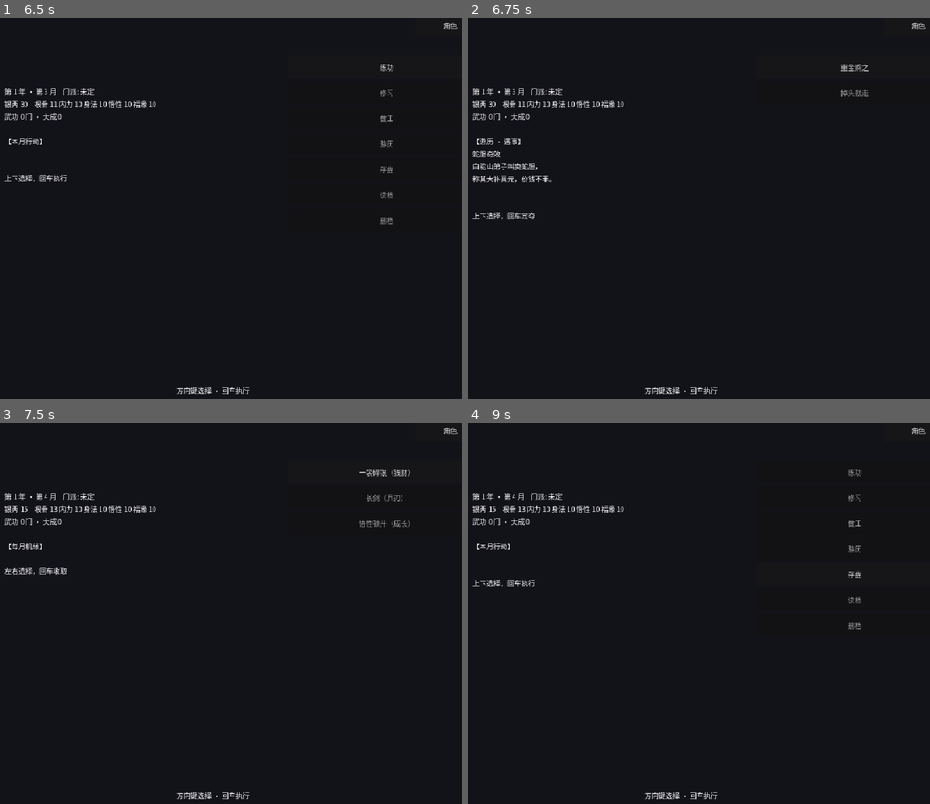
Above: before the commit, frames 1-4 (two rows, left to right).
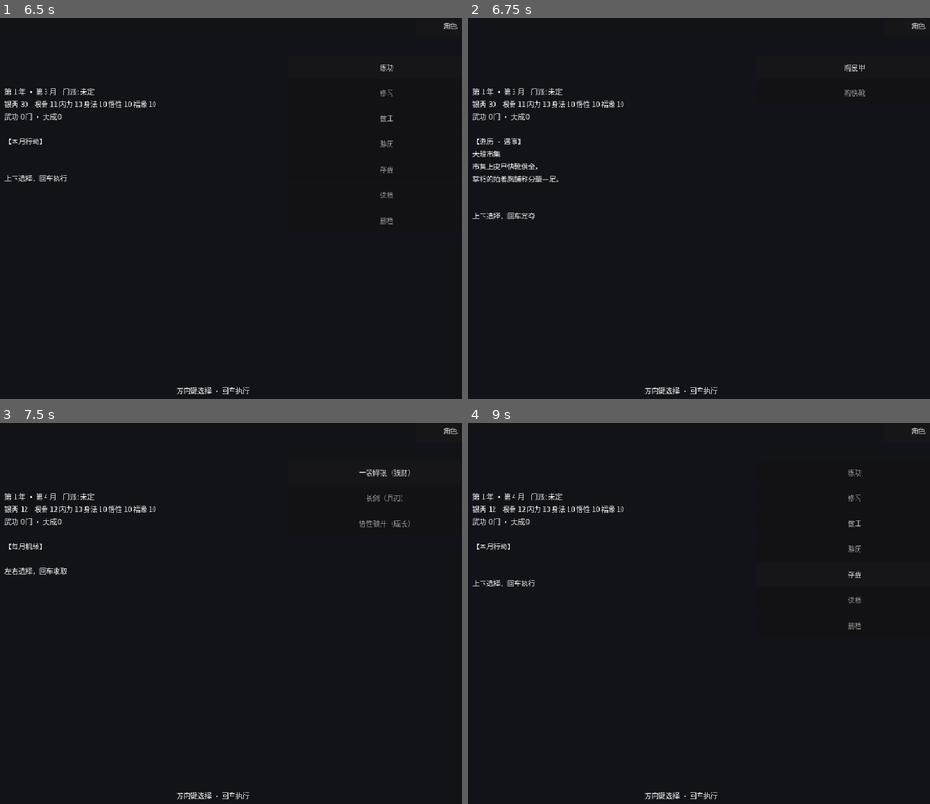
Above: after the commit, the same moments.

Repository: linxuhao/jinyong-heroes
Game: Godot game, scene res://scenes/segments/cultivation.tscn
Two runs of this game, one before a commit and one after it. Both use one fixed random seed, a clock stepped at 60 frames per second and the inputs below. This scene is started directly instead of the project's main scene. Sound files missing from this copy of the repository are replaced by a short silence.
Inputs:
- Up to frame 1 (6.5 s): click "一袋碎银（钱财）" at 0.5 s; click "练功" at 1.25 s; click "返回行动" at 2 s; click "修习" at 2.75 s; click "根骨 10" at 3.5 s; click "精铁剑（兵刃）" at 4.25 s; click "做工" at 5 s; click "青锋剑（兵刃）" at 5.75 s
- Up to frame 2 (6.75 s): click "游历" at 6.5 s
- Up to frame 3 (7.5 s): click "重金购之" (after the commit: "购皮甲") at 7.25 s
- Up to frame 4 (9 s): click "长剑（兵刃）" at 8 s; click "存盘" at 8.75 s

Frame 1 is identical in both runs. In frame 2, 0.6% of the frame differs, in the area x 0-87%, y 12-44%; in frame 3, less than 0.1%; in frame 4, less than 0.1%.

Commit message:
dpe_game/t_impl: event_rows_i18n_mirrors [jinyong-events] (3 file(s))

Diff:
--- a/scripts/autoload/i18n.gd
+++ b/scripts/autoload/i18n.gd
@@ -331,6 +331,86 @@
 	"路旁褡裢里散着银两，\n四下无人，只有风声掠过草叶。": "Silver spills from a satchel by the road.\nNo one around — only wind through the grass.",
 	"送还失主": "Find the owner",
 	"收起走人": "Pocket it and go",
+	"河滩论剑": "Sword Debate at the Riverbank",
+	"河滩上两派剑客各立一端，\n口舌已僵，都请你执剑裁断。": "Two swordsmen stand at opposite ends of the riverbank;\nwords have failed, both ask you to settle it with steel.",
+	"出招定胜负": "Fight to settle it",
+	"劝散取彩": "Talk them apart, take the purse",
+	"荒寺晚钟": "The Bell at Dusk",
+	"荒寺暮色里铜钟自鸣，\n钟腹内壁隐有呼吸般的铭文。": "In the twilight a temple bell rings on its own;\ninside, an inscription breathes like a living thing.",
+	"抚钟入息": "Touch the bell, breathe with it",
+	"敲钟卖铜": "Ring it, sell the bronze",
+	"荒村毒井": "The Poisoned Well",
+	"荒村井水一夜发苦，\n药翁提药箱来，开口要价。": "Overnight the well water turned bitter in a remote village;\nan old herbalist arrives with his case and names a price.",
+	"出银请药": "Pay for his medicine",
+	"自学辨毒": "Study the poison yourself",
+	"虎啸危崖": "Tiger's Cry at the Cliff",
+	"崖下虎啸阵阵，\n商队头目兜售过路符。": "Tigers howl from the cliff below;\nthe caravan leader hawks safe-conduct talismans.",
+	"买符通过": "Buy a talisman and pass",
+	"攀崖绕行": "Climb the cliff and go around",
+	"上元灯会": "Lantern Festival",
+	"上元灯会人声鼎沸，\n灯摊谜面未解，猴子却已逃了。": "The Mid-Lantern fair roars with voices;\nthe riddle stall is unsolved, and the vendor's monkey has run off.",
+	"破灯猜谜": "Solve the lantern riddle",
+	"追猴拾遗": "Chase the monkey, pick up what it dropped",
+	"当铺旧刀": "The Pawnshop Blade",
+	"当铺柜台压着一柄断票旧刀，\n刀主落魄，已无力赎当。": "A pawnshop counter holds a blade past its ticket;\nits owner is ruined and cannot redeem it.",
+	"断票贱收": "Buy it at a dead-ticket price",
+	"代赎还主": "Redeem it for the owner",
+	"茶馆说书": "The Teahouse Storyteller",
+	"茶馆说书人正讲一段旧年剑侠，\n满堂喝彩，茶碗都忘了喝。": "A teahouse storyteller spins a tale of an old sword hero;\nthe whole room cheers, forgetting their tea.",
+	"买茶续听": "Buy more tea, keep listening",
+	"默记剑理": "Memorize the sword principles",
+	"街角残局": "The Street Corner Endgame",
+	"街角棋盘摆着一局残局，\n据说十年无人解出。": "A chessboard at the street corner holds an endgame;\nthey say no one has solved it in ten years.",
+	"静思破局": "Think it through",
+	"出银买谱": "Pay for the game record",
+	"铸剑回炉": "Reforge at the Smithy",
+	"铁匠铺炉火正旺，\n老铁匠说你的旧剑可以回炉重铸。": "The smithy fire burns high;\nthe old smith says your old blade can be reworked.",
+	"出银回炉": "Pay to reforge it",
+	"旁观剑理": "Watch the forging, study the blade",
+	"崖上采药": "Herbs on the Cliff",
+	"崖上采药人正招人攀崖，\n崖顶灵芝长势极好，亦可买去。": "A cliff gatherer is hiring a hand to climb;\nlotus grows lush at the top, and can be bought.",
+	"帮攀崖顶": "Help climb the cliff",
+	"重金购芝": "Buy the lotus at a high price",
+	"山道花轿": "The Wedding Palanquin",
+	"山道上一顶花轿拦住去路，\n按老例须随礼方能通行。": "A wedding palanquin blocks the mountain road;\ncustom demands a gift before you may pass.",
+	"随礼放行": "Give the gift and pass",
+	"攀坡绕行": "Climb the slope to go around",
+	"荒冢埋剑": "The Sword Mound",
+	"荒冢之旁堆着断剑残刃，\n剑意未散，隐隐有鸣。": "Broken swords and blades are piled beside a barrow;\ntheir sword-intent has not faded — they hum faintly.",
+	"拾剑参悟": "Pick them up and meditate",
+	"断剑熔银": "Melt them for silver",
+	"客栈夜账": "The Inn's Night Ledger",
+	"客栈掌柜伏在账本前揉眼，\n见你驻足，邀你帮算账或温酒暖身。": "The innkeeper slumps over his ledger, rubbing his eyes;\nseeing you pause, he offers to have you balance accounts or warm a pot of wine.",
+	"帮算夜账": "Balance the accounts",
+	"温酒暖身": "Warm the wine",
+	"雁足传书": "The Goose's Letter",
+	"一只大雁落在脚边，\n足上系着帛书，村舍就在山下。": "A wild goose lands at your feet;\na silk letter is tied to its leg, and a village lies below.",
+	"拾书送村": "Deliver it to the village",
+	"拆书细读": "Open it and read",
+	"风雪隘口": "Snow at the Pass",
+	"风雪封了隘口，\n向导蹲在火边，开口报了价。": "Snow has sealed the pass;\na guide crouches by the fire and names his price.",
+	"出银雇导": "Hire the guide",
+	"踏雪先行": "Tread the snow ahead",
+	"醉汉传拳": "The Drunk's Fist",
+	"醉汉在酒肆口手舞足蹈，\n看似胡闹，拳理却暗合章法。": "A drunk waves his fists outside the tavern;\nit looks like nonsense, but the forms follow real logic.",
+	"买酒请教": "Buy him a drink, ask him to teach",
+	"以拳换教": "Spar with him in exchange",
+	"河伯娶亲": "The River God's Wedding",
+	"河伯娶亲的鼓号从村头响起，\n巫师索价，村民面有难色，求你定夺。": "Drums and horns for the River God's wedding echo from the village;\nthe shamans demand a price, the villagers look to you.",
+	"破局辨伪": "See through the fraud",
+	"受金平事": "Accept silver to settle it",
+	"疫村施药": "Medicine for the Plague Village",
+	"疫村炊烟稀薄，\n村中郎中望着药柜叹气，缺药无力。": "Cooking smoke is thin in the plague village;\nthe local doctor stares at his empty cabinet and sighs.",
+	"出银买药": "Buy medicine with silver",
+	"自学方剂": "Study the formula yourself",
+	"登门求教": "A Youth Seeks Instruction",
+	"一名少年在门外徘徊良久，\n终于鼓足勇气，开口求你指点。": "A youth paces outside your door for a long while,\nthen finally gathers his courage and asks for your guidance.",
+	"耐心点拨": "Guide him patiently",
+	"收礼了事": "Accept a gift and be done",
+	"坠马客商": "The Fallen Rider",
+	"客商坠马，货物散落一地，\n他揉着腰，四下张望寻人搭手。": "A merchant has been thrown from his horse, goods scattered;\nhis hand on his back, he looks around for a helping hand.",
+	"帮拣银赏": "Help gather his goods",
+	"捡靴自用": "Take the boots for yourself",
 
 	# --- World map / endings ----------------------------------------------
 	"无名谷": "Nameless Valley",
--- a/scripts/data/event_data.gd
+++ b/scripts/data/event_data.gd
@@ -118,6 +118,126 @@
 		"text": "路旁褡裢里散着银两，\n四下无人，只有风声掠过草叶。",
 		"option_a": {"label": "送还失主", "effects": [{"type": "attr", "value": 2, "target": "fortune"}]},
 		"option_b": {"label": "收起走人", "effects": [{"type": "silver", "value": 20, "target": ""}]},
+	},
+	{
+		"id": "riverside_duel", "title": "河滩论剑",
+		"text": "河滩上两派剑客各立一端，\n口舌已僵，都请你执剑裁断。",
+		"option_a": {"label": "出招定胜负", "effects": [{"type": "practice", "value": 2, "target": ""}]},
+		"option_b": {"label": "劝散取彩", "effects": [{"type": "silver", "value": 15, "target": ""}]},
+	},
+	{
+		"id": "ancient_bell", "title": "荒寺晚钟",
+		"text": "荒寺暮色里铜钟自鸣，\n钟腹内壁隐有呼吸般的铭文。",
+		"option_a": {"label": "抚钟入息", "effects": [{"type": "attr", "value": 2, "target": "inner"}]},
+		"option_b": {"label": "敲钟卖铜", "effects": [{"type": "silver", "value": 12, "target": ""}]},
+	},
+	{
+		"id": "poisoned_well", "title": "荒村毒井",
+		"text": "荒村井水一夜发苦，\n药翁提药箱来，开口要价。",
+		"option_a": {"label": "出银请药", "effects": [{"type": "silver", "value": -10, "target": ""}, {"type": "attr", "value": 2, "target": "fortune"}]},
+		"option_b": {"label": "自学辨毒", "effects": [{"type": "attr", "value": 2, "target": "wisdom"}]},
+	},
+	{
+		"id": "tiger_pass", "title": "虎啸危崖",
+		"text": "崖下虎啸阵阵，\n商队头目兜售过路符。",
+		"option_a": {"label": "买符通过", "effects": [{"type": "silver", "value": -8, "target": ""}, {"type": "attr", "value": 1, "target": "wisdom"}]},
+		"option_b": {"label": "攀崖绕行", "effects": [{"type": "attr", "value": 2, "target": "agility"}]},
+	},
+	{
+		"id": "lantern_festival", "title": "上元灯会",
+		"text": "上元灯会人声鼎沸，\n灯摊谜面未解，猴子却已逃了。",
+		"option_a": {"label": "破灯猜谜", "effects": [{"type": "attr", "value": 2, "target": "wisdom"}]},
+		"option_b": {"label": "追猴拾遗", "effects": [{"type": "silver", "value": 5, "target": ""}, {"type": "attr", "value": 1, "target": "fortune"}]},
+	},
+	{
+		"id": "pawnshop", "title": "当铺旧刀",
+		"text": "当铺柜台压着一柄断票旧刀，\n刀主落魄，已无力赎当。",
+		"option_a": {"label": "断票贱收", "effects": [{"type": "silver", "value": 16, "target": ""}]},
+		"option_b": {"label": "代赎还主", "effects": [{"type": "silver", "value": -14, "target": ""}, {"type": "attr", "value": 2, "target": "fortune"}]},
+	},
+	{
+		"id": "storyteller", "title": "茶馆说书",
+		"text": "茶馆说书人正讲一段旧年剑侠，\n满堂喝彩，茶碗都忘了喝。",
+		"option_a": {"label": "买茶续听", "effects": [{"type": "silver", "value": -5, "target": ""}, {"type": "practice", "value": 1, "target": ""}]},
+		"option_b": {"label": "默记剑理", "effects": [{"type": "attr", "value": 1, "target": "wisdom"}]},
+	},
+	{
+		"id": "chess_stall", "title": "街角残局",
+		"text": "街角棋盘摆着一局残局，\n据说十年无人解出。",
+		"option_a": {"label": "静思破局", "effects": [{"type": "attr", "value": 2, "target": "wisdom"}]},
+		"option_b": {"label": "出银买谱", "effects": [{"type": "silver", "value": -8, "target": ""}, {"type": "practice", "value": 2, "target": ""}]},
+	},
+	{
+		"id": "smithy", "title": "铸剑回炉",
+		"text": "铁匠铺炉火正旺，\n老铁匠说你的旧剑可以回炉重铸。",
+		"option_a": {"label": "出银回炉", "effects": [{"type": "silver", "value": -18, "target": ""}, {"type": "item", "value": 0, "target": "eq_sword_3"}]},
+		"option_b": {"label": "旁观剑理", "effects": [{"type": "attr", "value": 1, "target": "wisdom"}]},
+	},
+	{
+		"id": "cliff_herbs", "title": "崖上采药",
+		"text": "崖上采药人正招人攀崖，\n崖顶灵芝长势极好，亦可买去。",
+		"option_a": {"label": "帮攀崖顶", "effects": [{"type": "silver", "value": 12, "target": ""}, {"type": "attr", "value": 1, "target": "agility"}]},
+		"option_b": {"label": "重金购芝", "effects": [{"type": "silver", "value": -18, "target": ""}, {"type": "attr", "value": 2, "target": "inner"}]},
+	},
+	{
+		"id": "wedding_train", "title": "山道花轿",
+		"text": "山道上一顶花轿拦住去路，\n按老例须随礼方能通行。",
+		"option_a": {"label": "随礼放行", "effects": [{"type": "silver", "value": -8, "target": ""}, {"type": "attr", "value": 2, "target": "fortune"}]},
+		"option_b": {"label": "攀坡绕行", "effects": [{"type": "attr", "value": 1, "target": "agility"}]},
+	},
+	{
+		"id": "sword_mound", "title": "荒冢埋剑",
+		"text": "荒冢之旁堆着断剑残刃，\n剑意未散，隐隐有鸣。",
+		"option_a": {"label": "拾剑参悟", "effects": [{"type": "practice", "value": 3, "target": ""}]},
+		"option_b": {"label": "断剑熔银", "effects": [{"type": "silver", "value": 17, "target": ""}]},
+	},
+	{
+		"id": "night_inn", "title": "客栈夜账",
+		"text": "客栈掌柜伏在账本前揉眼，\n见你驻足，邀你帮算账或温酒暖身。",
+		"option_a": {"label": "帮算夜账", "effects": [{"type": "silver", "value": 9, "target": ""}, {"type": "attr", "value": 1, "target": "wisdom"}]},
+		"option_b": {"label": "温酒暖身", "effects": [{"type": "silver", "value": -10, "target": ""}, {"type": "attr", "value": 1, "target": "bone"}]},
+	},
+	{
+		"id": "wild_goose_letter", "title": "雁足传书",
+		"text": "一只大雁落在脚边，\n足上系着帛书，村舍就在山下。",
+		"option_a": {"label": "拾书送村", "effects": [{"type": "attr", "value": 1, "target": "agility"}, {"type": "silver", "value": 6, "target": ""}]},
+		"option_b": {"label": "拆书细读", "effects": [{"type": "attr", "value": 2, "target": "wisdom"}]},
+	},
+	{
+		"id": "snow_pass", "title": "风雪隘口",
+		"text": "风雪封了隘口，\n向导蹲在火边，开口报了价。",
+		"option_a": {"label": "出银雇导", "effects": [{"type": "silver", "value": -12, "target": ""}, {"type": "attr", "value": 1, "target": "wisdom"}]},
+		"option_b": {"label": "踏雪先行", "effects": [{"type": "attr", "value": 2, "target": "agility"}]},
+	},
+	{
+		"id": "drunken_fist", "title": "醉汉传拳",
+		"text": "醉汉在酒肆口手舞足蹈，\n看似胡闹，拳理却暗合章法。",
+		"option_a": {"label": "买酒请教", "effects": [{"type": "silver", "value": -9, "target": ""}, {"type": "practice", "value": 2, "target": ""}]},
+		"option_b": {"label": "以拳换教", "effects": [{"type": "attr", "value": 1, "target": "bone"}]},
+	},
+	{
+		"id": "river_god", "title": "河伯娶亲",
+		"text": "河伯娶亲的鼓号从村头响起，\n巫师索价，村民面有难色，求你定夺。",
+		"option_a": {"label": "破局辨伪", "effects": [{"type": "attr", "value": 2, "target": "wisdom"}]},
+		"option_b": {"label": "受金平事", "effects": [{"type": "silver", "value": 15, "target": ""}]},
+	},
+	{
+		"id": "plague_village", "title": "疫村施药",
+		"text": "疫村炊烟稀薄，\n村中郎中望着药柜叹气，缺药无力。",
+		"option_a": {"label": "出银买药", "effects": [{"type": "silver", "value": -12, "target": ""}, {"type": "attr", "value": 2, "target": "fortune"}]},
+		"option_b": {"label": "自学方剂", "effects": [{"type": "attr", "value": 1, "target": "wisdom"}]},
+	},
+	{
+		"id": "young_disciple", "title": "登门求教",
+		"text": "一名少年在门外徘徊良久，\n终于鼓足勇气，开口求你指点。",
+		"option_a": {"label": "耐心点拨", "effects": [{"type": "practice", "value": 1, "target": ""}, {"type": "attr", "value": 1, "target": "wisdom"}]},
+		"option_b": {"label": "收礼了事", "effects": [{"type": "silver", "value": 10, "target": ""}]},
+	},
+	{
+		"id": "fallen_rider", "title": "坠马客商",
+		"text": "客商坠马，货物散落一地，\n他揉着腰，四下张望寻人搭手。",
+		"option_a": {"label": "帮拣银赏", "effects": [{"type": "silver", "value": 14, "target": ""}]},
+		"option_b": {"label": "捡靴自用", "effects": [{"type": "item", "value": 0, "target": "eq_boots_1"}]},
 	},
 ]
 
--- a/tests/test_event_data.gd
+++ b/tests/test_event_data.gd
@@ -5,6 +5,7 @@
 const EventData = preload("res://scripts/data/event_data.gd")
 const EventLogic = preload("res://scripts/data/event_logic.gd")
 const PlayerProfileScript = preload("res://scripts/data/player_profile.gd")
+const I18nScript = preload("res://scripts/autoload/i18n.gd")
 
 ## Expected row data, verbatim from step2_design §8.6.
 const ROW_EFFECTS := {
@@ -71,6 +72,86 @@
 	"lost_purse": {
 		"A": [{"type": "attr", "value": 2, "target": "fortune"}],
 		"B": [{"type": "silver", "value": 20, "target": ""}],
+	},
+	"riverside_duel": {
+		"A": [{"type": "practice", "value": 2, "target": ""}],
+		"B": [{"type": "silver", "value": 15, "target": ""}],
+	},
+	"ancient_bell": {
+		"A": [{"type": "attr", "value": 2, "target": "inner"}],
+		"B": [{"type": "silver", "value": 12, "target": ""}],
+	},
+	"poisoned_well": {
+		"A": [{"type": "silver", "value": -10, "target": ""}, {"type": "attr", "value": 2, "target": "fortune"}],
+		"B": [{"type": "attr", "value": 2, "target": "wisdom"}],
+	},
+	"tiger_pass": {
+		"A": [{"type": "silver", "value": -8, "target": ""}, {"type": "attr", "value": 1, "target": "wisdom"}],
+		"B": [{"type": "attr", "value": 2, "target": "agility"}],
+	},
+	"lantern_festival": {
+		"A": [{"type": "attr", "value": 2, "target": "wisdom"}],
+		"B": [{"type": "silver", "value": 5, "target": ""}, {"type": "attr", "value": 1, "target": "fortune"}],
+	},
+	"pawnshop": {
+		"A": [{"type": "silver", "value": 16, "target": ""}],
+		"B": [{"type": "silver", "value": -14, "target": ""}, {"type": "attr", "value": 2, "target": "fortune"}],
+	},
+	"storyteller": {
+		"A": [{"type": "silver", "value": -5, "target": ""}, {"type": "practice", "value": 1, "target": ""}],
+		"B": [{"type": "attr", "value": 1, "target": "wisdom"}],
+	},
+	"chess_stall": {
+		"A": [{"type": "attr", "value": 2, "target": "wisdom"}],
+		"B": [{"type": "silver", "value": -8, "target": ""}, {"type": "practice", "value": 2, "target": ""}],
+	},
+	"smithy": {
+		"A": [{"type": "silver", "value": -18, "target": ""}, {"type": "item", "value": 0, "target": "eq_sword_3"}],
+		"B": [{"type": "attr", "value": 1, "target": "wisdom"}],
+	},
+	"cliff_herbs": {
+		"A": [{"type": "silver", "value": 12, "target": ""}, {"type": "attr", "value": 1, "target": "agility"}],
+		"B": [{"type": "silver", "value": -18, "target": ""}, {"type": "attr", "value": 2, "target": "inner"}],
+	},
+	"wedding_train": {
+		"A": [{"type": "silver", "value": -8, "target": ""}, {"type": "attr", "value": 2, "target": "fortune"}],
+		"B": [{"type": "attr", "value": 1, "target": "agility"}],
+	},
+	"sword_mound": {
+		"A": [{"type": "practice", "value": 3, "target": ""}],
+		"B": [{"type": "silver", "value": 17, "target": ""}],
+	},
+	"night_inn": {
+		"A": [{"type": "silver", "value": 9, "target": ""}, {"type": "attr", "value": 1, "target": "wisdom"}],
+		"B": [{"type": "silver", "value": -10, "target": ""}, {"type": "attr", "value": 1, "target": "bone"}],
+	},
+	"wild_goose_letter": {
+		"A": [{"type": "attr", "value": 1, "target": "agility"}, {"type": "silver", "value": 6, "target": ""}],
+		"B": [{"type": "attr", "value": 2, "target": "wisdom"}],
+	},
+	"snow_pass": {
+		"A": [{"type": "silver", "value": -12, "target": ""}, {"type": "attr", "value": 1, "target": "wisdom"}],
+		"B": [{"type": "attr", "value": 2, "target": "agility"}],
+	},
+	"drunken_fist": {
+		"A": [{"type": "silver", "value": -9, "target": ""}, {"type": "practice", "value": 2, "target": ""}],
+		"B": [{"type": "attr", "value": 1, "target": "bone"}],
+	},
+	"river_god": {
+		"A": [{"type": "attr", "value": 2, "target": "wisdom"}],
+		"B": [{"type": "silver", "value": 15, "target": ""}],
+	},
+	"plague_village": {
+		"A": [{"type": "silver", "value": -12, "target": ""}, {"type": "attr", "value": 2, "target": "fortune"}],
+		"B": [{"type": "attr", "value": 1, "target": "wisdom"}],
+	},
+	"young_disciple": {
+		"A": [{"type": "practice", "value": 1, "target": ""}, {"type": "attr", "value": 1, "target": "wisdom"}],
+		"B": [{"type": "silver", "value": 10, "target": ""}],
+	},
+	"fallen_rider": {
+		"A": [{"type": "silver", "value": 14, "target": ""}],
+		"B": [{"type": "item", "value": 0, "target": "eq_boots_1"}],
 	},
 }
 
@@ -80,6 +161,93 @@
 	"snake_bile": "蛇胆奇效", "dragon_scrap": "降龙残谱", "flood_ferry": "渡口风波",
 	"escort_job": "镖行招募", "dali_market": "大理市集", "night_rain": "破庙夜雨",
 	"gambling_den": "赌坊喧嚣", "quanzhen_scripture": "全真抄经", "lost_purse": "遗落的褡裢",
+	"riverside_duel": "河滩论剑", "ancient_bell": "荒寺晚钟", "poisoned_well": "荒村毒井",
+	"tiger_pass": "虎啸危崖", "lantern_festival": "上元灯会", "pawnshop": "当铺旧刀",
+	"storyteller": "茶馆说书", "chess_stall": "街角残局", "smithy": "铸剑回炉",
+	"cliff_herbs": "崖上采药", "wedding_train": "山道花轿", "sword_mound": "荒冢埋剑",
+	"night_inn": "客栈夜账", "wild_goose_letter": "雁足传书", "snow_pass": "风雪隘口",
+	"drunken_fist": "醉汉传拳", "river_god": "河伯娶亲", "plague_village": "疫村施药",
+	"young_disciple": "登门求教", "fallen_rider": "坠马客商",
+}
+
+## Verbatim body text for all 36 rows (pins the text field byte-for-byte).
+const ROW_TEXTS := {
+	"bandits": "行至山道，一伙劫匪拦住去路。\n为首之人手提钢刀，索要买路财。",
+	"merchant": "一位行商赶着马车路过，\n车上满载刀剑兵刃，正愁销路。",
+	"ruins": "荒野深处露出一角残碑，\n碑文似与古墓武学有关。",
+	"beggar": "巷口一名老丐伸手乞食，\n目光却在你身上暗暗打量。",
+	"tomb_bed": "荒山之中藏着一座古墓，\n石室中央横着一张寒玉床。",
+	"wounded_eagle": "一只巨雕伏在崖边，\n翅上箭伤未愈，目光如炬。",
+	"peach_maze": "海岛风送来桃花香，\n花影错落，隐成阵势。",
+	"snake_bile": "白驼山弟子叫卖蛇胆，\n称其大补真元，价钱不菲。",
+	"dragon_scrap": "书摊上一册残破掌谱，\n隐见「降龙」二字，纸色发黄。",
+	"flood_ferry": "河水暴涨，渡口只余一舟，\n艄公索价甚高，爱搭不理。",
+	"escort_job": "镖头缺人手，见你身手，\n便邀你押一趟去南边的镖。",
+	"dali_market": "市集上皮甲快靴俱全，\n掌柜的拍着胸脯称分量十足。",
+	"night_rain": "夜雨滂沱，破庙漏得厉害，\n老僧独坐，就着灯火补屋檐。",
+	"gambling_den": "镇上赌坊彻夜喧闹，\n有人一夜输光了全部盘缠。",
+	"quanzhen_scripture": "全真宫外老道伏案抄经，\n见你驻足，递来一卷道德经。",
+	"lost_purse": "路旁褡裢里散着银两，\n四下无人，只有风声掠过草叶。",
+	"riverside_duel": "河滩上两派剑客各立一端，\n口舌已僵，都请你执剑裁断。",
+	"ancient_bell": "荒寺暮色里铜钟自鸣，\n钟腹内壁隐有呼吸般的铭文。",
+	"poisoned_well": "荒村井水一夜发苦，\n药翁提药箱来，开口要价。",
+	"tiger_pass": "崖下虎啸阵阵，\n商队头目兜售过路符。",
+	"lantern_festival": "上元灯会人声鼎沸，\n灯摊谜面未解，猴子却已逃了。",
+	"pawnshop": "当铺柜台压着一柄断票旧刀，\n刀主落魄，已无力赎当。",
+	"storyteller": "茶馆说书人正讲一段旧年剑侠，\n满堂喝彩，茶碗都忘了喝。",
+	"chess_stall": "街角棋盘摆着一局残局，\n据说十年无人解出。",
+	"smithy": "铁匠铺炉火正旺，\n老铁匠说你的旧剑可以回炉重铸。",
+	"cliff_herbs": "崖上采药人正招人攀崖，\n崖顶灵芝长势极好，亦可买去。",
+	"wedding_train": "山道上一顶花轿拦住去路，\n按老例须随礼方能通行。",
+	"sword_mound": "荒冢之旁堆着断剑残刃，\n剑意未散，隐隐有鸣。",
+	"night_inn": "客栈掌柜伏在账本前揉眼，\n见你驻足，邀你帮算账或温酒暖身。",
+	"wild_goose_letter": "一只大雁落在脚边，\n足上系着帛书，村舍就在山下。",
+	"snow_pass": "风雪封了隘口，\n向导蹲在火边，开口报了价。",
+	"drunken_fist": "醉汉在酒肆口手舞足蹈，\n看似胡闹，拳理却暗合章法。",
+	"river_god": "河伯娶亲的鼓号从村头响起，\n巫师索价，村民面有难色，求你定夺。",
+	"plague_village": "疫村炊烟稀薄，\n村中郎中望着药柜叹气，缺药无力。",
+	"young_disciple": "一名少年在门外徘徊良久，\n终于鼓足勇气，开口求你指点。",
+	"fallen_rider": "客商坠马，货物散落一地，\n他揉着腰，四下张望寻人搭手。",
+}
+
+## Verbatim option labels for all 36 rows: [label_a, label_b].
+const ROW_LABELS := {
+	"bandits": ["破财消灾", "出手退敌"],
+	"merchant": ["买下长剑", "婉拒"],
+	"ruins": ["入内参悟", "谨慎绕行"],
+	"beggar": ["施舍", "切磋武学"],
+	"tomb_bed": ["卧床练气", "床畔拾剑"],
+	"wounded_eagle": ["施药疗伤", "静观其变"],
+	"peach_maze": ["循隙闯阵", "阵外观潮"],
+	"snake_bile": ["重金购之", "掉头就走"],
+	"dragon_scrap": ["强记于心", "卖与书贾"],
+	"flood_ferry": ["付钱渡河", "泅水而过"],
+	"escort_job": ["接下镖单", "婉拒独行"],
+	"dali_market": ["购皮甲", "购快靴"],
+	"night_rain": ["帮工换宿", "檐下练剑"],
+	"gambling_den": ["入局三把", "袖手旁观"],
+	"quanzhen_scripture": ["随他抄经", "求教剑理"],
+	"lost_purse": ["送还失主", "收起走人"],
+	"riverside_duel": ["出招定胜负", "劝散取彩"],
+	"ancient_bell": ["抚钟入息", "敲钟卖铜"],
+	"poisoned_well": ["出银请药", "自学辨毒"],
+	"tiger_pass": ["买符通过", "攀崖绕行"],
+	"lantern_festival": ["破灯猜谜", "追猴拾遗"],
+	"pawnshop": ["断票贱收", "代赎还主"],
+	"storyteller": ["买茶续听", "默记剑理"],
+	"chess_stall": ["静思破局", "出银买谱"],
+	"smithy": ["出银回炉", "旁观剑理"],
+	"cliff_herbs": ["帮攀崖顶", "重金购芝"],
+	"wedding_train": ["随礼放行", "攀坡绕行"],
+	"sword_mound": ["拾剑参悟", "断剑熔银"],
+	"night_inn": ["帮算夜账", "温酒暖身"],
+	"wild_goose_letter": ["拾书送村", "拆书细读"],
+	"snow_pass": ["出银雇导", "踏雪先行"],
+	"drunken_fist": ["买酒请教", "以拳换教"],
+	"river_god": ["破局辨伪", "受金平事"],
+	"plague_village": ["出银买药", "自学方剂"],
+	"young_disciple": ["耐心点拨", "收礼了事"],
+	"fallen_rider": ["帮拣银赏", "捡靴自用"],
 }
 
 
@@ -92,6 +260,8 @@
 	ok = _test_unknown(ok)
 	ok = _test_fresh_instances(ok)
 	ok = _test_no_repeat_full_journey(ok)
+	ok = _test_option_labels(ok)
+	ok = _test_i18n_entries(ok)
 	if ok:
 		print("PASS test_event_data")
 	else:
@@ -195,6 +365,7 @@
 		var def = EventData.def(id)
 		ok = _expect(ok, (def.text as String) != "", "text non-empty " + id)
 		ok = _expect(ok, (def.text as String).length() > 10, "text body 2-3 lines " + id)
+		ok = _expect(ok, def.text == ROW_TEXTS[id], "text verbatim pin " + id)
 	return ok
 
 
@@ -279,6 +450,35 @@
 	return ok
 
 
+## Verbatim option-label pin: every row's both labels must match ROW_LABELS.
+static func _test_option_labels(ok: bool) -> bool:
+	for id in ROW_TITLES.keys():
+		var def = EventData.def(id)
+		ok = _expect(ok, def != null, "def exists for labels " + id)
+		if def == null:
+			continue
+		ok = _expect(ok, def.option_a.label == ROW_LABELS[id][0], "option_a label " + id)
+		ok = _expect(ok, def.option_b.label == ROW_LABELS[id][1], "option_b label " + id)
+	return ok
+
+
+## EN-dictionary membership gate: every event string (title, text, both labels)
+## must exist as a key in the i18n EN dictionary. test_i18n_coverage.py does NOT
+## scan event_data.gd literals; this gate closes that blind spot.
+static func _test_i18n_entries(ok: bool) -> bool:
+	var en: Dictionary = I18nScript.EN
+	for id in ROW_TITLES.keys():
+		var def = EventData.def(id)
+		ok = _expect(ok, def != null, "def exists for i18n " + id)
+		if def == null:
+			continue
+		ok = _expect(ok, en.has(def.title), "EN has title " + id)
+		ok = _expect(ok, en.has(def.text), "EN has text " + id)
+		ok = _expect(ok, en.has(def.option_a.label), "EN has option_a label " + id)
+		ok = _expect(ok, en.has(def.option_b.label), "EN has option_b label " + id)
+	return ok
+
+
 ## Copy an effects array into a plain Array (deep-duplicated dictionaries).
 static func _effects(effects: Array) -> Array:
 	var out: Array = []
